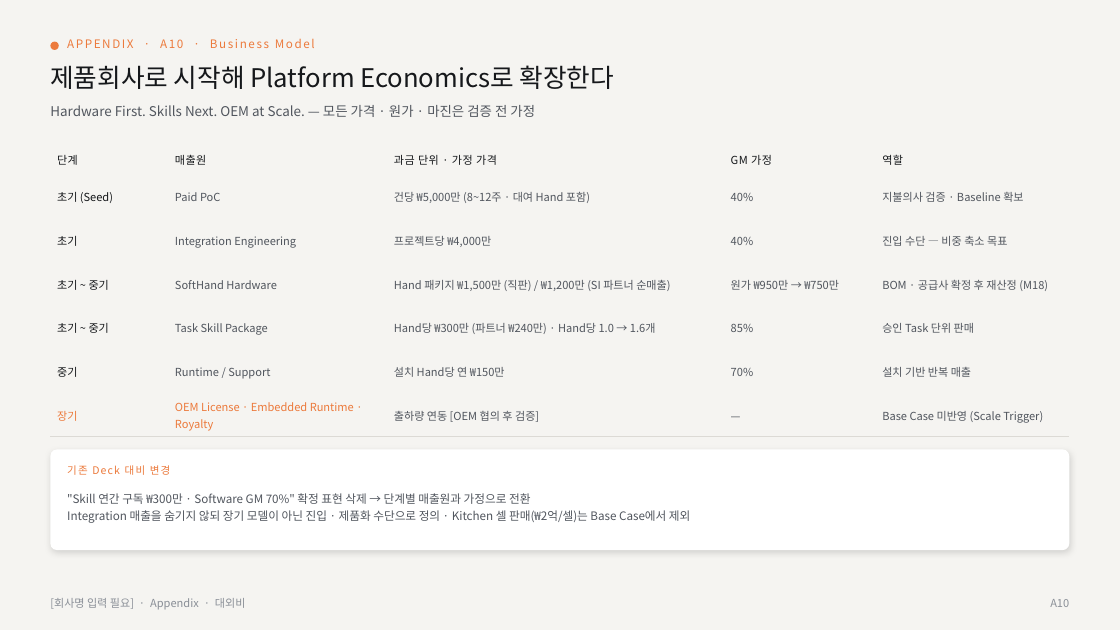
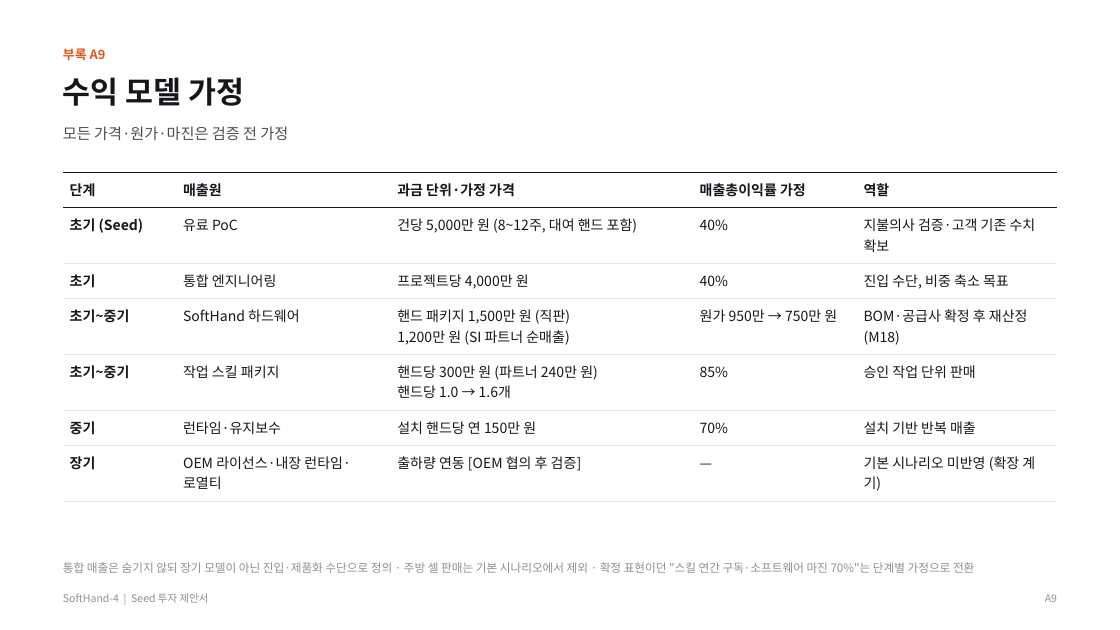
Before and after one commit to kimdonghyun2789-hash/D, a slide deck: slide 26 of SoftHand_Founding_Seed_IR_Deck_Final.pptx. Drawn at 1120x630 pixels with LibreOffice and Linux fonts; fonts in the diff are those of the drawing. Boxes give left, top, right and bottom in pixels: in the first picture for what was removed or moved away, otherwise in the second. Text is boxed around its words. In the diff, an @@ line names an element or a change of style, - is before the commit and + after.

```diff
--- a/SoftHand_Founding_Seed_IR_Deck_Final.pptx
+++ b/SoftHand_Founding_Seed_IR_Deck_Final.pptx
@@ background #F5F4F1 to #FFFFFF @@
@@ ellipse removed at (50, 41, 59, 50) @@
@@ text added at (63, 48, 106, 60), 11 pt, text #E2571B, bold @@
+부록 A9
@@ text removed at (50, 65, 614, 89) @@
-제품회사로 시작해 Platform Economics로 확장한다
@@ text at (63, 77, 244, 106): text changed; size 10 to 26 pt; text colour #EC7A3C to #15171A; bold on @@
-APPENDIX · A10 · Business Model
+수익 모델 가정
@@ text at (63, 126, 288, 140): text changed; size 11.5 to 13 pt; text colour #51565E to #4A4F57 @@
-Hardware First. Skills Next. OEM at Scale. — 모든 가격 · 원가 · 마진은 검증 전 가정
+모든 가격·원가·마진은 검증 전 가정
@@ table at (63, 172, 1057, 501) @@
-row 1, column 3: 과금 단위 · 가정 가격
+row 1, column 3: 과금 단위·가정 가격
-row 1, column 4: GM 가정
+row 1, column 4: 매출총이익률 가정
-row 2: 초기 (Seed) | Paid PoC | 건당 ₩5,000만 (8~12주 · 대여 Hand 포함) | 40% | 지불의사 검증 · Baseline 확보
+row 2: 초기 (Seed) | 유료 PoC | 건당 5,000만 원 (8~12주, 대여 핸드 포함) | 40% | 지불의사 검증·고객 기존 수치 확보
-row 3: 초기 | Integration Engineering | 프로젝트당 ₩4,000만 | 40% | 진입 수단 — 비중 축소 목표
+row 3: 초기 | 통합 엔지니어링 | 프로젝트당 4,000만 원 | 40% | 진입 수단, 비중 축소 목표
-row 4: 초기 ~ 중기 | SoftHand Hardware | Hand 패키지 ₩1,500만 (직판) / ₩1,200만 (SI 파트너 순매출) | 원가 ₩950만 → ₩750만 | BOM · 공급사 확정 후 재산정 (M18)
+row 4: 초기~중기 | SoftHand 하드웨어 | 핸드 패키지 1,500만 원 (직판) / 1,200만 원 (SI 파트너 순매출) | 원가 950만 → 750만 원 | BOM·공급사 확정 후 재산정 (M18)
-row 5: 초기 ~ 중기 | Task Skill Package | Hand당 ₩300만 (파트너 ₩240만) · Hand당 1.0 → 1.6개 | 85% | 승인 Task 단위 판매
+row 5: 초기~중기 | 작업 스킬 패키지 | 핸드당 300만 원 (파트너 240만 원) / 핸드당 1.0 → 1.6개 | 85% | 승인 작업 단위 판매
-row 6, column 2: Runtime / Support
+row 6, column 2: 런타임·유지보수
-row 6, column 3: 설치 Hand당 연 ₩150만
+row 6, column 3: 설치 핸드당 연 150만 원
-row 7, column 2: OEM License · Embedded Runtime · Royalty
+row 7, column 2: OEM 라이선스·내장 런타임·로열티
-row 7, column 5: Base Case 미반영 (Scale Trigger)
+row 7, column 5: 기본 시나리오 미반영 (확장 계기)
@@ size 9.5 to 12 pt in "단계", "매출원", "역할", "초기 (Seed)" and 10 more places @@
@@ text colour #16181B to #15171A in "단계", "매출원", "역할", "초기 (Seed)" and 2 more places @@
@@ letter spacing 0.4 to 0 pt in "단계", "매출원", "역할" @@
@@ bold on in "단계", "매출원", "역할", "초기 (Seed)" and 3 more places @@
@@ text colour #51565E to #15171A in "40%", "40%", "85%", "70%" and 3 more places @@
@@ text colour #EC7A3C to #15171A in "장기" @@
@@ line spacing 1.05 to 1 @@
@@ borders changed @@
@@ table: place and size @@
-table at (50, 145, 1070, 437)
+table at (63, 172, 1057, 501)
@@ rounded rectangle removed at (50, 450, 1070, 550) @@
@@ text removed at (67, 465, 171, 475) @@
-기존 Deck 대비 변경
@@ text at (63, 562, 974, 573): text changed; text colour #51565E to #8C9198 @@
-"Skill 연간 구독 ₩300만 · Software GM 70%" 확정 표현 삭제 → 단계별 매출원과 가정으로 전환
-Integration 매출을 숨기지 않되 장기 모델이 아닌 진입 · 제품화 수단으로 정의 · Kitchen 셀 판매(₩2억/셀)는 Base Case에서 제외
+통합 매출은 숨기지 않되 장기 모델이 아닌 진입·제품화 수단으로 정의 · 주방 셀 판매는 기본 시나리오에서 제외 · 확정 표현이던 "스킬 연간 구독·소프트웨어 마진 70%"는 단계별 가정으로 전환
@@ text removed at (50, 598, 246, 610) @@
-[회사명 입력 필요] · Appendix · 대외비
@@ text added at (63, 593, 209, 603), 9 pt, text #8C9198 @@
+SoftHand-4 | Seed 투자 제안서
@@ text added at (1045, 594, 1057, 602), 9 pt, text #8C9198 @@
+A9
@@ text removed at (1050, 599, 1069, 607) @@
-A10
```
Also in this commit, not shown: 21 other slides changed, 11 slides added, 11 slides removed, 44 other files.
